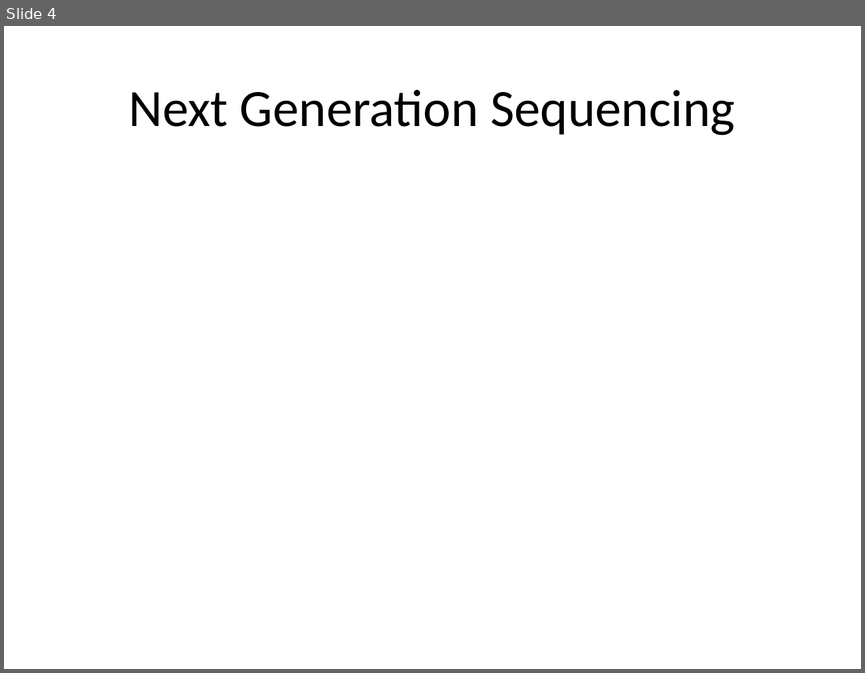
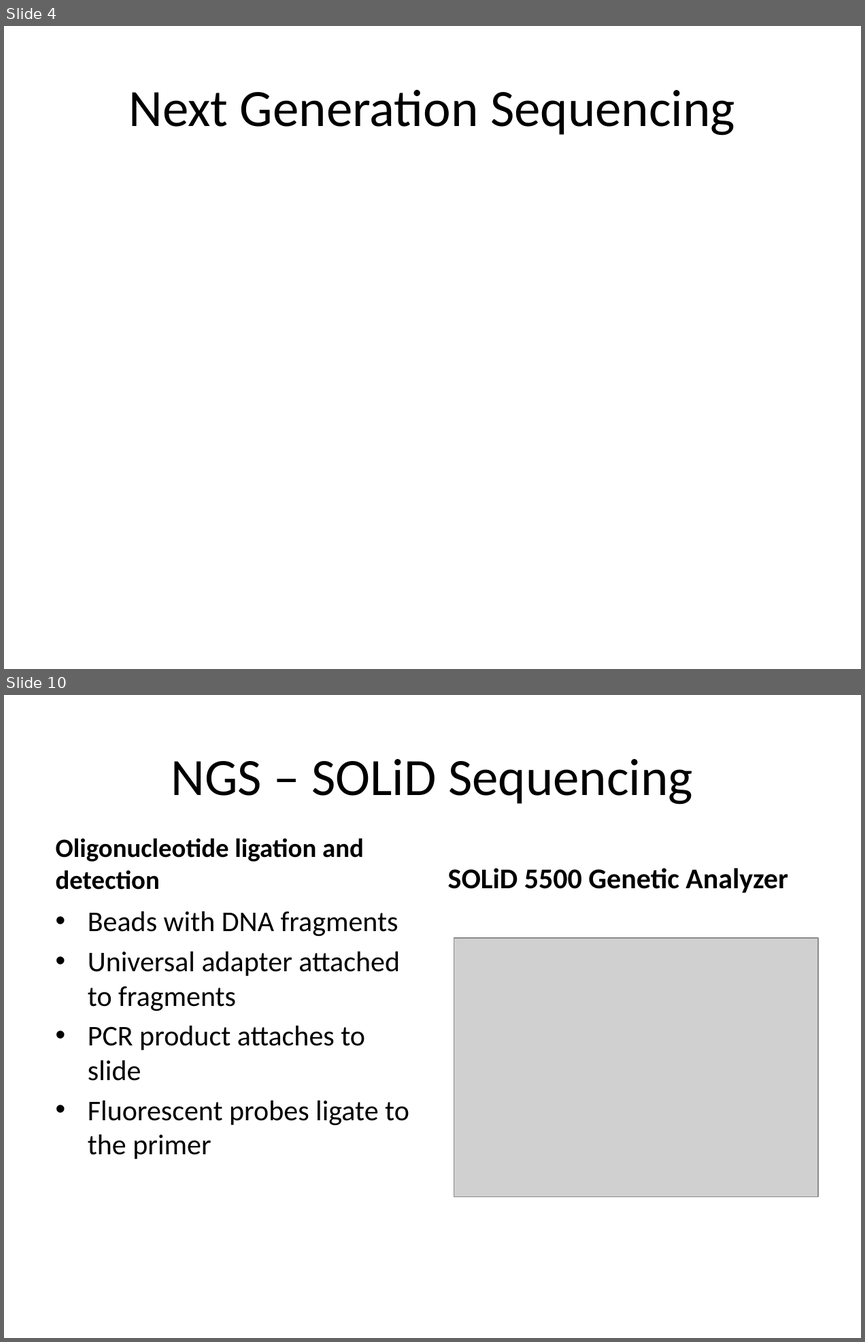
Before and after one commit to rvosa/ngs-workflows, a slide deck: doc/slides/day1/session1/NGSplatforms.pptx. Shown one above the other, each under a label of ours: slide 4 before the commit, slides 4 and 10 after it; the slides between them are not shown. The pictures are 865x673 and 865x1342 pixels, drawn with LibreOffice and Linux fonts; fonts in the diff are those of the drawing; grey boxes stand for pictures. Boxes give left, top, right and bottom in pixels: in the first picture for what was removed or moved away, otherwise in the second. Text is boxed around its words. In the diff, an @@ line names an element or a change of style, - is before the commit and + after.

```diff
--- a/doc/slides/day1/session1/NGSplatforms.pptx
+++ b/doc/slides/day1/session1/NGSplatforms.pptx
@@ slide 10 added at box(4, 695, 861, 1338), background #FFFFFF @@
@@ title added at box(171, 759, 693, 804), 44 pt, text #000000 @@
+NGS – SOLiD Sequencing
@@ text added at box(56, 838, 364, 889), 22.2 pt, text #000000, bold @@
+Oligonucleotide ligation and detection
@@ text added at box(448, 868, 788, 893), 24 pt, text #000000, bold @@
+SOLiD 5500 Genetic Analyzer
@@ text added at box(88, 911, 409, 1159), 24 pt, text #000000 @@
+• Beads with DNA fragments
+• Universal adapter attached to fragments
+• PCR product attaches to slide
+• Fluorescent probes ligate to the primer
@@ picture added at box(454, 938, 818, 1196) @@
```
Also in this commit, not shown: 7 slides changed, 6 other slides added, 2 slides removed.
